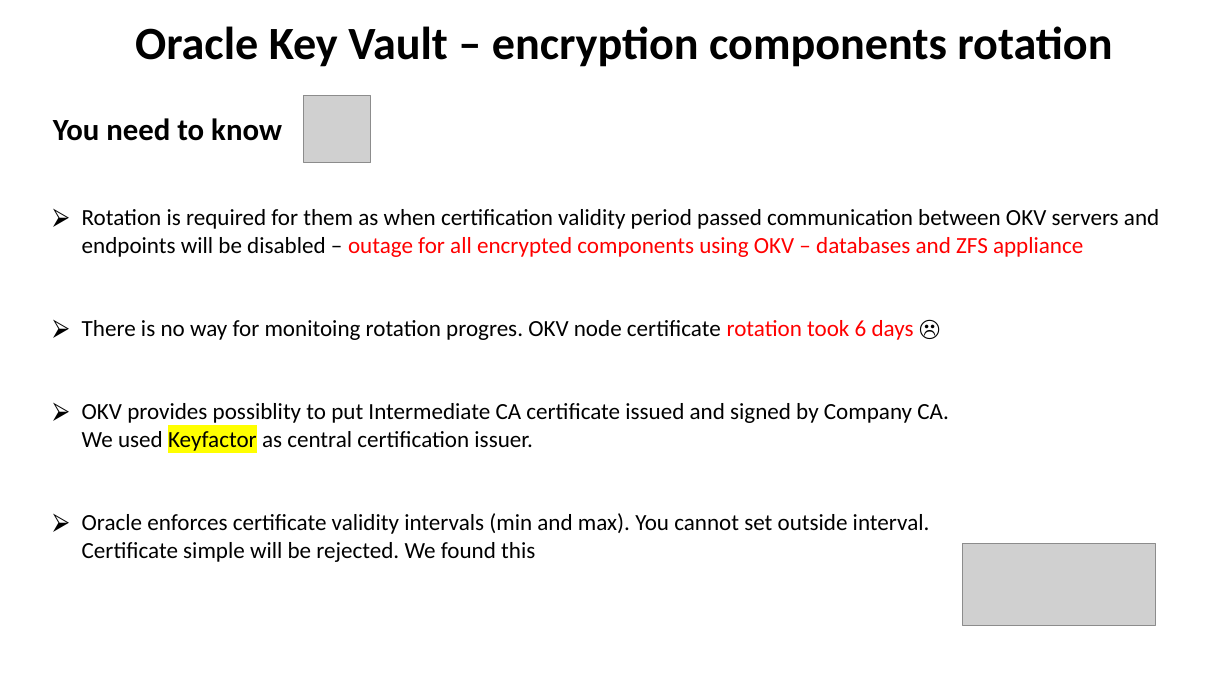
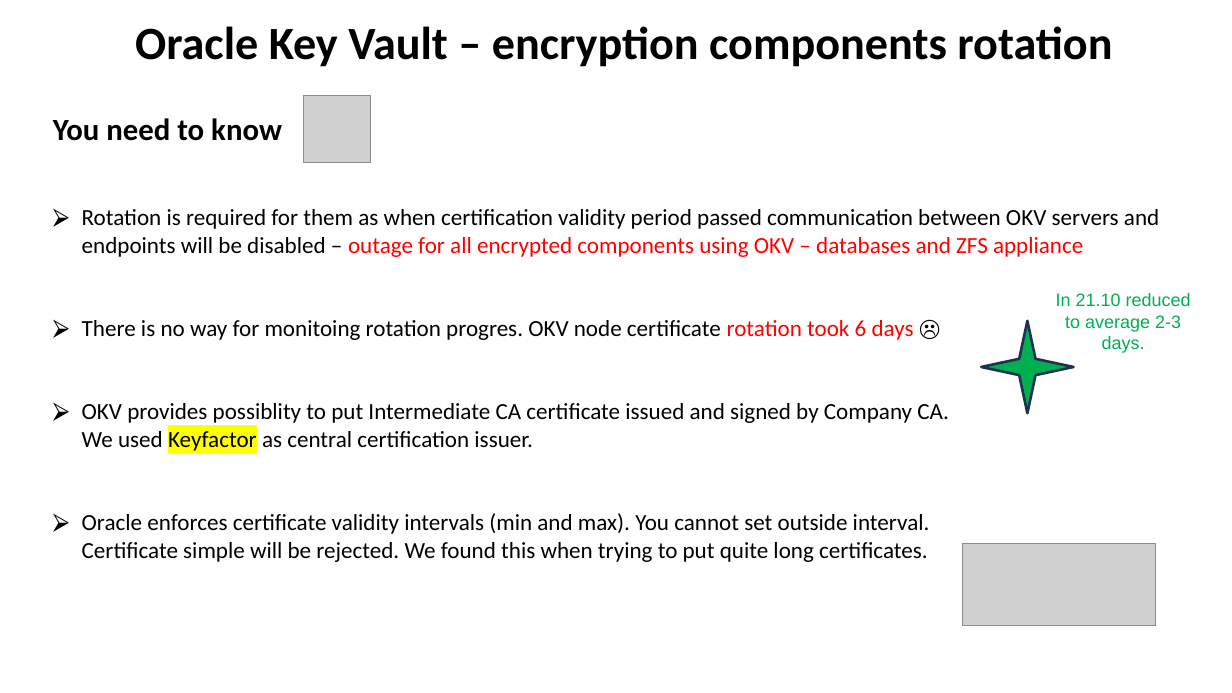
Before and after one commit to zizu1985/DOAG_OKV_EXACC, a slide deck: slide 33 of Oracle_Key_Vault_EXACC_DOAG26.pptx (slide 32 before the commit). Drawn at 1232x693 pixels with LibreOffice and Linux fonts; fonts in the diff are those of the drawing; grey boxes stand for pictures. Boxes give left, top, right and bottom in pixels: in the first picture for what was removed or moved away, otherwise in the second. Text is boxed around its words. In the diff, an @@ line names an element or a change of style, - is before the commit and + after.

```diff
--- a/Oracle_Key_Vault_EXACC_DOAG26.pptx
+++ b/Oracle_Key_Vault_EXACC_DOAG26.pptx
@@ text added at [1056,293,1191,353], 14 pt, text #00B050 @@
+In 21.10 reduced to average 2-3 days.
@@ star added at [982,321,1074,413], fill #00B050, outline #1E3256 2 pt @@
@@ text at [82,513,930,562]: text changed @@
-⮚ Oracle enforces certificate validity intervals (min and max). You cannot set outside interval.
-  Certificate simple will be rejected. We found this
+⮚ Oracle enforces certificate validity intervals (min and max). You cannot set outside interval.
+  Certificate simple will be rejected. We found this when trying to put quite long certificates.
```
Also in this commit, not shown: 22 other slides changed, 1 slide added, 2 slides removed.
